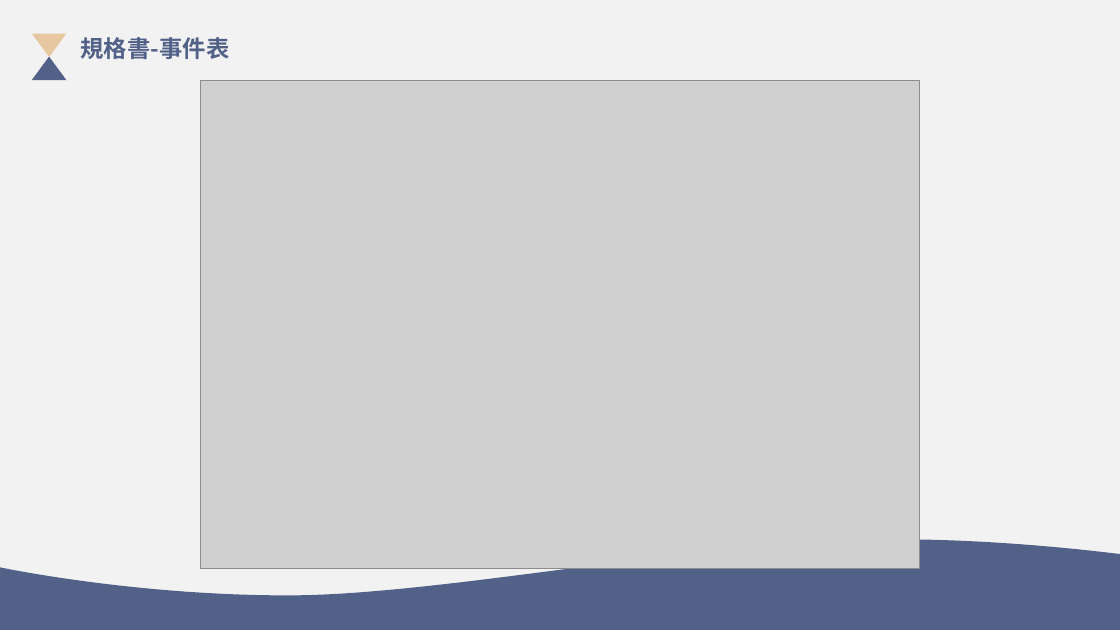
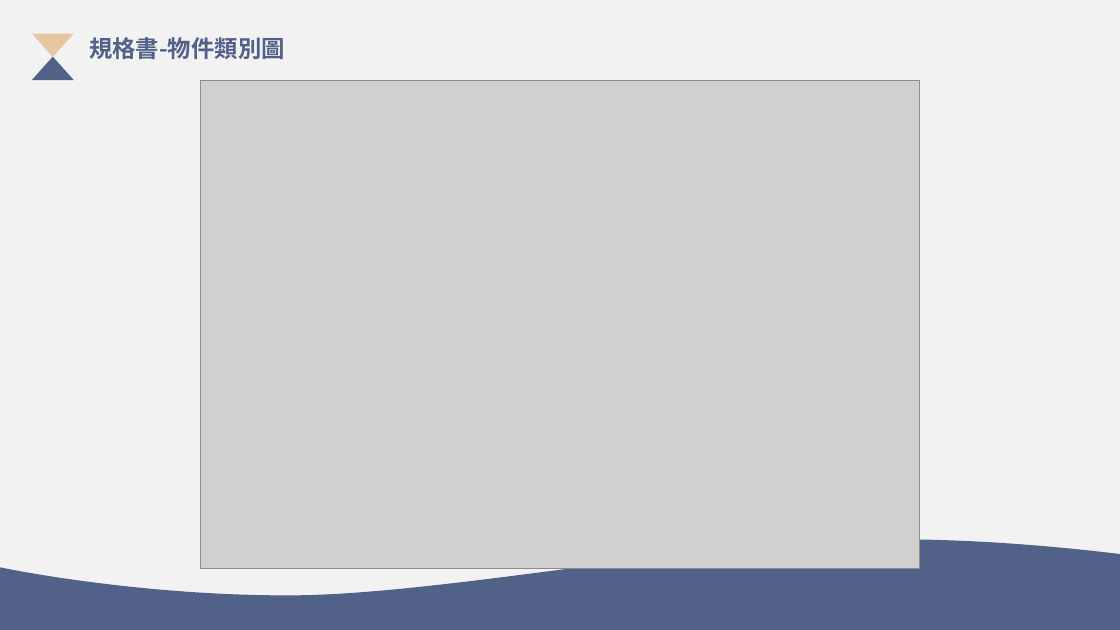
Before and after one commit to 35596035/End-of-period-project, a slide deck: slide 23 of 系統分析PPT.pptx. Drawn at 1120x630 pixels with LibreOffice and Linux fonts; fonts in the diff are those of the drawing; grey boxes stand for pictures. Boxes give left, top, right and bottom in pixels: in the first picture for what was removed or moved away, otherwise in the second. Text is boxed around its words. In the diff, an @@ line names an element or a change of style, - is before the commit and + after.

Commit message:
Revise PPT

```diff
--- a/系統分析PPT.pptx
+++ b/系統分析PPT.pptx
@@ triangle: place and size @@
-triangle at [32,56,66,80]
+triangle at [32,56,74,80]
@@ triangle: place and size @@
-triangle at [32,34,66,57]
+triangle at [32,34,74,57]
@@ text at [89,37,285,59]: text changed @@
-規格書-事件表
+規格書-物件類別圖
```
Also in this commit, not shown: 1 other slide changed.
